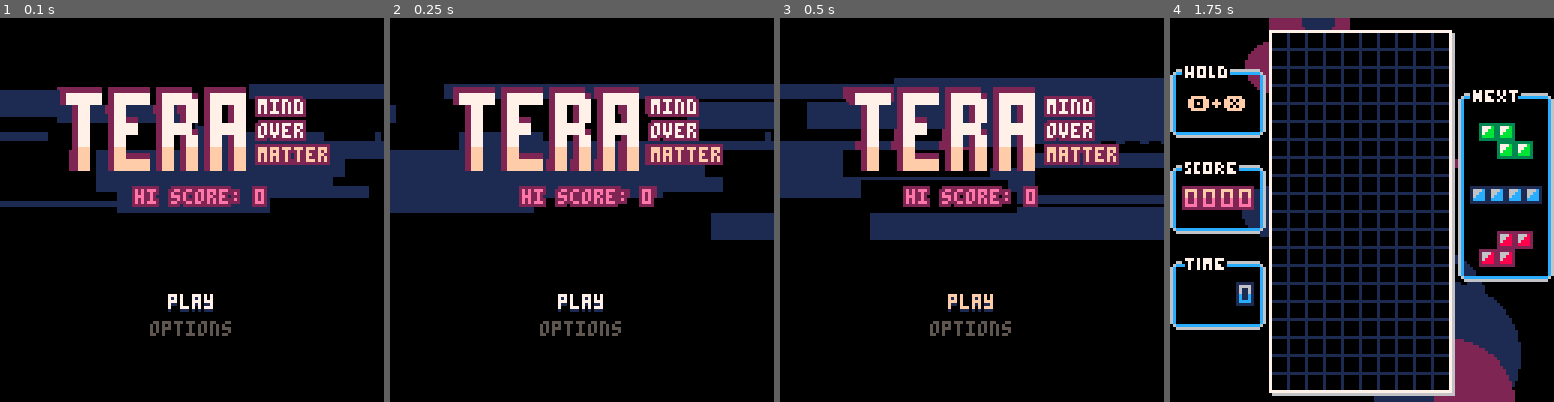
Above: before the commit, frames 1-4 (left to right).
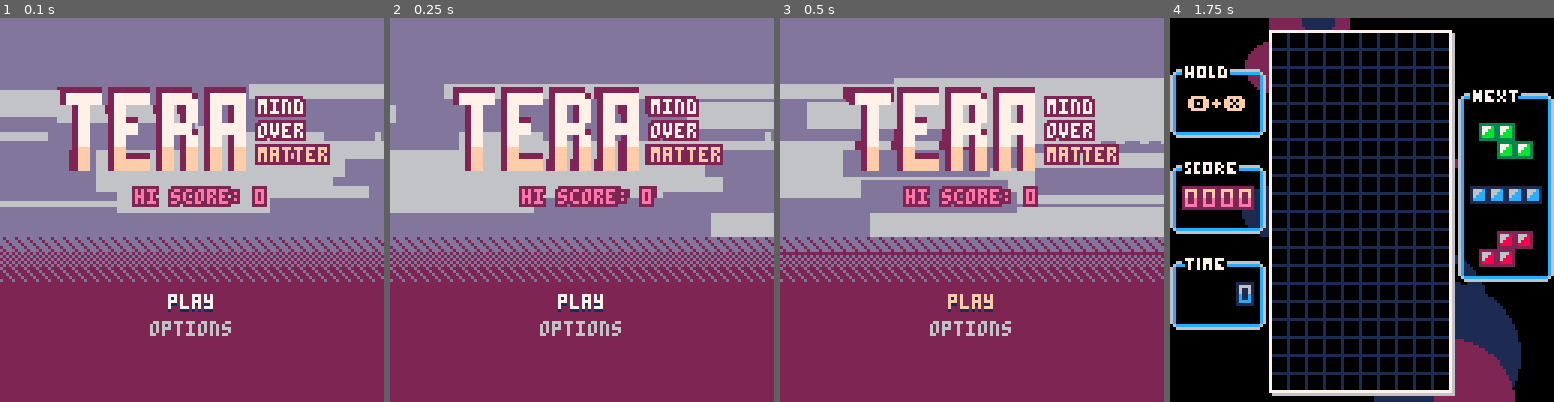
Above: after the commit, the same moments.

Repository: tesselode/tera
Game: PICO-8 cartridge tris.p8
Two runs of this game, one before a commit and one after it. Both use one fixed random seed, a clock stepped at 60 frames per second and the inputs below.
Inputs:
- Up to frame 1 (0.1 s): no input
- Up to frame 2 (0.25 s): no input
- Up to frame 3 (0.5 s): tap X (X key) at 0.33 s
- Up to frame 4 (1.75 s): tap O (Z key) at 0.7, 1.7 s; tap X (X key) at 1.07 s; hold Right from 1.6 s (still down)

The runs differ from the first frame. In frame 1, 88% of the frame differs, in the area x 0-100%, y 0-100%; in frame 2, 88%; in frame 3, 88%; in frame 4, nothing differs.

Commit message:
fucking with the title screen again

Diff:
--- a/tris.p8
+++ b/tris.p8
@@ -1546,7 +1546,7 @@
 	poke(0x5f42, 0b0100) -- disortion
 	poke(0x5f43, 0b0100) -- lowpass
 	music(50)
-	cls(0)
+	cls(13)
 	self.higlight_animation_time = 0
 	self.transitioning = false
 	self.transition_progress = 0
@@ -1558,7 +1558,7 @@
 			w = 48,
 			h = 8,
 			vx = -4 - rnd(4),
-			c = rnd() > .5 and 0 or 1,
+			c = rnd() > .5 and 13 or 6
 		})
 	end
 end
@@ -1614,7 +1614,7 @@
 			r.x = 128
 			r.y = rnd(48)
 			r.vx = -4 - rnd(4)
-			r.c = rnd() > .5 and 0 or 1
+			r.c = rnd() > .5 and 13 or 6
 		end
 	end
 
@@ -1640,7 +1640,18 @@
 	printf('hi score: 0', 64, 40, 14, 'center', 2)
 	camera()
 
-	rectfill(0, 84, 128, 128, 0)
+	rectfill(0, 76, 128, 128, 2)
+	camera(0, 3 * sin(time() / 20))
+	fillp(0b1000010000100001)
+	rectfill(0, 72, 128, 76, 0x2D)
+	camera(0, 3 * sin(time() / 19 + .1))
+	fillp(0b1010010110100101)
+	rectfill(0, 76, 128, 80, 0x2D)
+	camera(0, 3 * sin(time() / 18 + .2))
+	fillp(0b0100001000011000)
+	rectfill(0, 80, 128, 84, 0xD2)
+	fillp()
+	camera()
 	for i = 1, #self.menu_options do
 		local text = self.menu_options[i].text()
 		local y = 92 + 8 * (i - 1)
@@ -1650,7 +1661,7 @@
 			printf(text, 64, y + 1, 1, 'center')
 			printf(text, 64, y, color, 'center')
 		else
-			printf(text, 64, y + 1, 5, 'center')
+			printf(text, 64, y + 1, 6, 'center')
 		end
 	end
 
